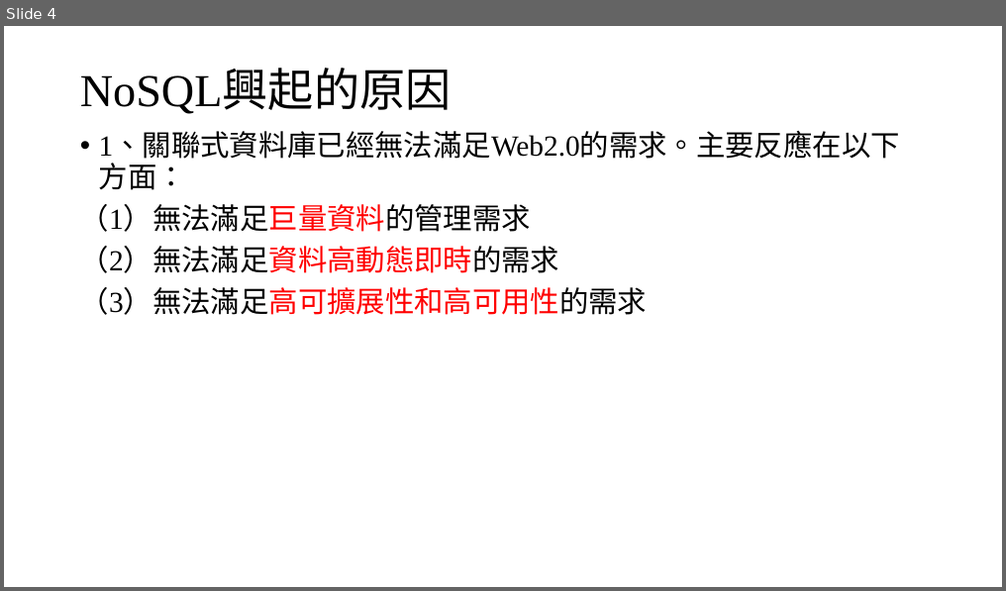
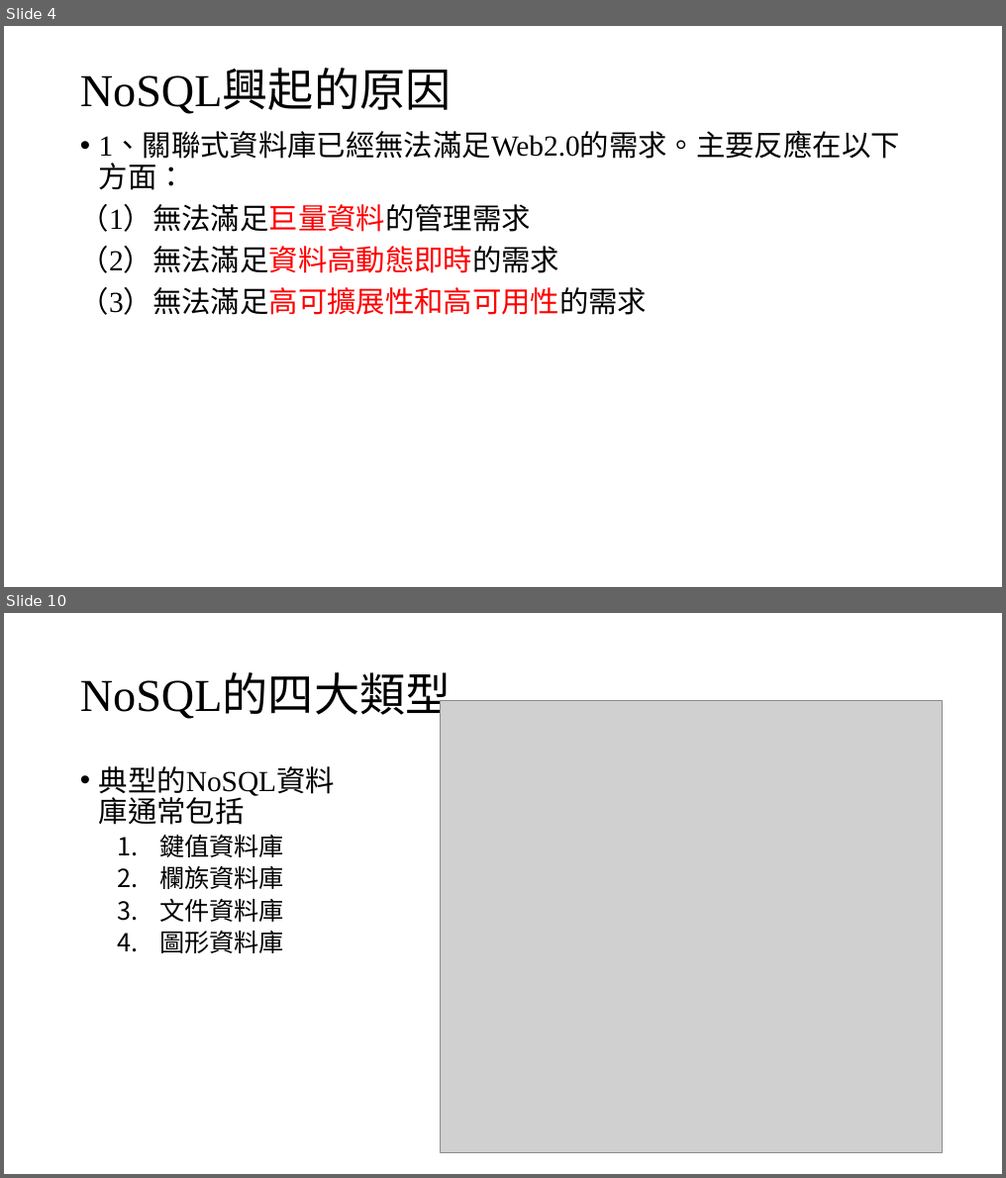
Before and after one commit to YuLiYangBryant/NoSQLReport, a slide deck: NoSQL.pptx. Shown one above the other, each under a label of ours: slide 4 before the commit, slides 4 and 10 after it; the slides between them are not shown. The pictures are 1006x591 and 1006x1178 pixels, drawn with LibreOffice and Linux fonts; fonts in the diff are those of the drawing; grey boxes stand for pictures. Boxes give left, top, right and bottom in pixels: in the first picture for what was removed or moved away, otherwise in the second. Text is boxed around its words. In the diff, an @@ line names an element or a change of style, - is before the commit and + after.

```diff
--- a/NoSQL.pptx
+++ b/NoSQL.pptx
@@ slide 10 added at [4,613,1002,1174], background #FFFFFF @@
@@ title added at [80,676,451,721], 44 pt, text #000000 @@
+NoSQL的四大類型
@@ picture added at [441,700,943,1153] @@
@@ text added at [99,766,335,954], 24 pt, text #000000 @@
+• 典型的NoSQL資料庫通常包括
+  1. 鍵值資料庫
+  2. 欄族資料庫
+  3. 文件資料庫
+  4. 圖形資料庫
```
Also in this commit, not shown: 22 other slides added.
